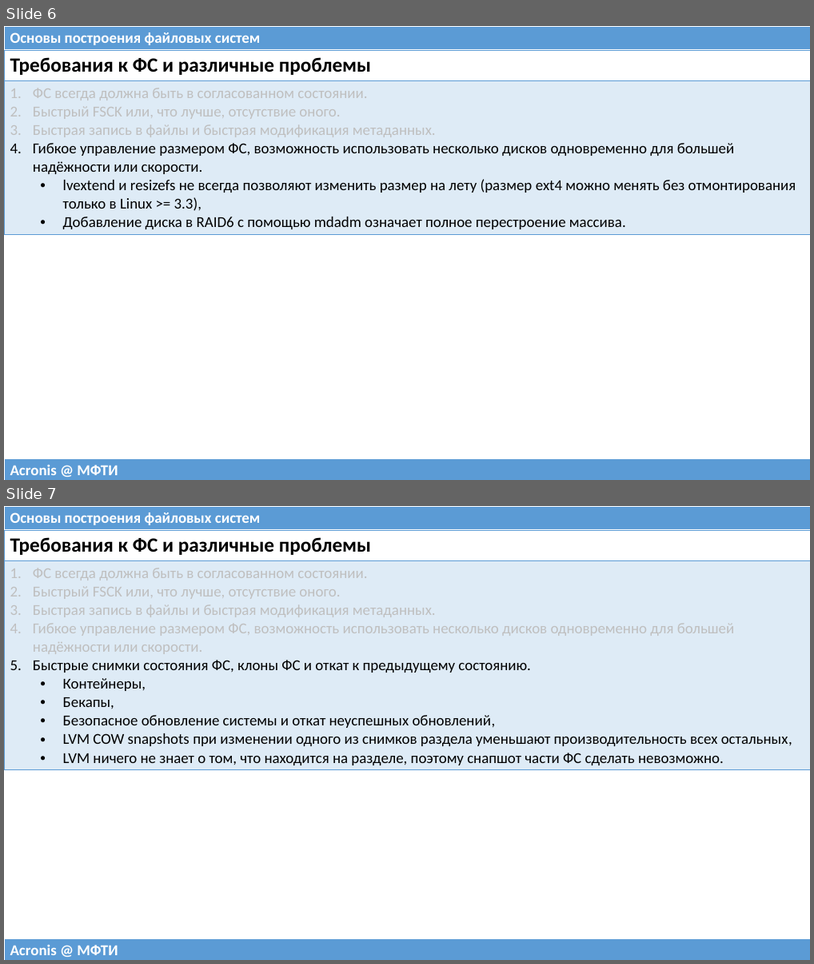
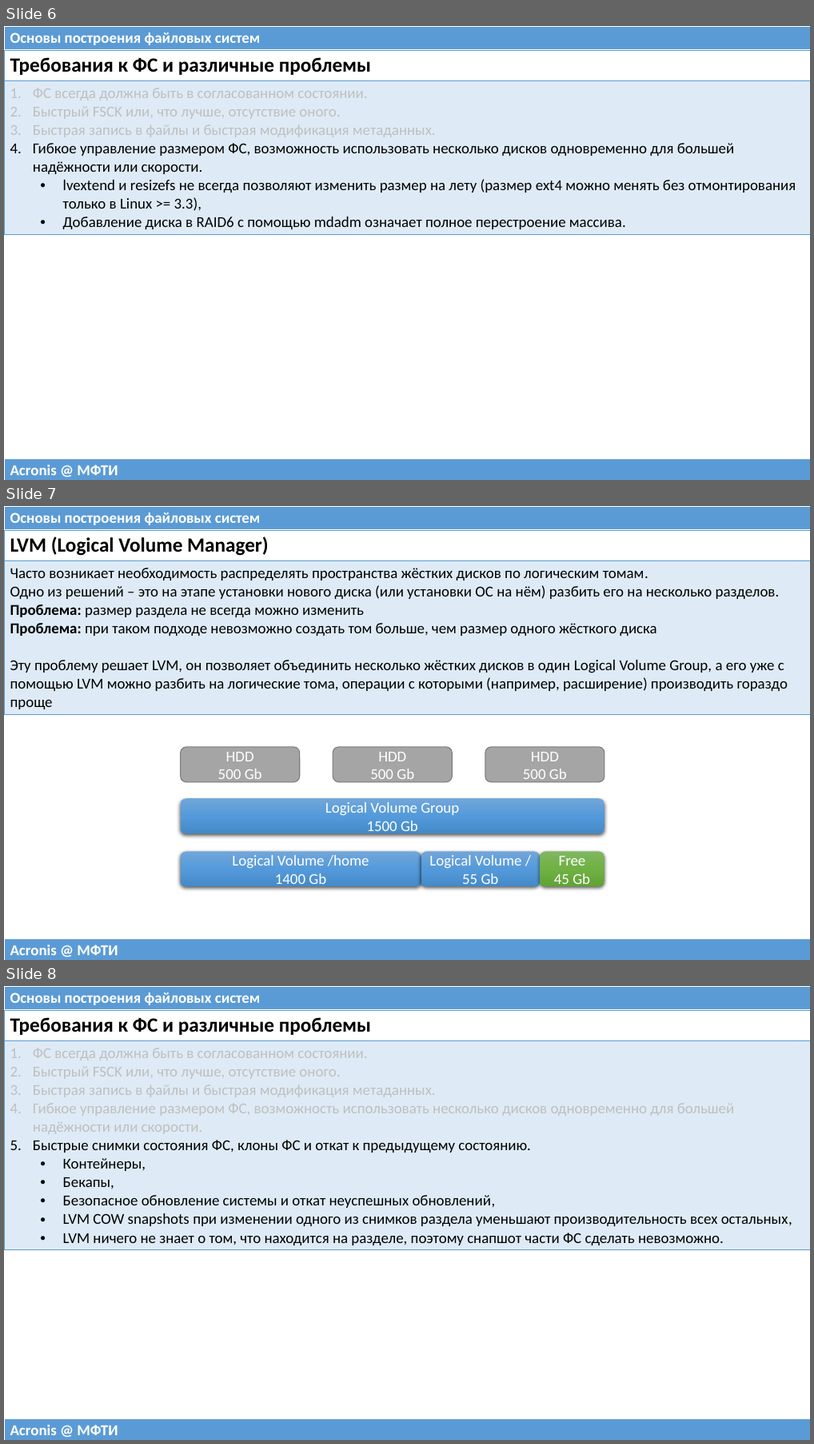
Before and after one commit to 75cc8545e7b021ed280ed0ef99fc7fc4/filesystems-101, a slide deck: talks/src/class09.pptx. Shown one above the other, each under a label of ours: slides 6 and 7 before the commit, slides 6, 7 and 8 after it. The pictures are 814x964 and 814x1444 pixels, drawn with LibreOffice and Linux fonts; fonts in the diff are those of the drawing. Boxes give left, top, right and bottom in pixels: in the first picture for what was removed or moved away, otherwise in the second. Text is boxed around its words. In the diff, an @@ line names an element or a change of style, - is before the commit and + after.

```diff
--- a/talks/src/class09.pptx
+++ b/talks/src/class09.pptx
@@ slide 7 added at (4, 506, 810, 960), background #FFFFFF @@
@@ table added at (4, 506, 810, 530), 1 rows, 1 columns @@
+Основы построения файловых систем
@@ table added at (4, 530, 810, 712), 2 rows, 1 columns @@
+LVM (Logical Volume Manager)
+Часто возникает необходимость распределять пространства жёстких дисков по логическим томам. / Одно из решений – это на этапе установки нового диска (или установки ОС на нём) разбить его на несколько разделов. / Проблема: размер раздела не всегда можно изменить / Проблема: при таком подходе невозможно создать том больше, чем размер одного жёсткого диска / Эту проблему решает LVM, он позволяет объединить несколько жёстких дисков в один Logical Volume Group, а его уже с помощью LVM можно разбить на логические тома, операции с которыми (например, расширение) производить гораздо проще
@@ rounded rectangle added at (181, 747, 300, 782), fill #A5A5A5, outline #7A7A7A 1 pt, 18 pt, text #FFFFFF @@
+HDD
+500 Gb
@@ rounded rectangle added at (333, 747, 452, 782), fill #A5A5A5, outline #7A7A7A 1 pt, 18 pt, text #FFFFFF @@
+HDD
+500 Gb
@@ rounded rectangle added at (486, 747, 605, 782), fill #A5A5A5, outline #7A7A7A 1 pt, 18 pt, text #FFFFFF @@
+HDD
+500 Gb
@@ rounded rectangle added at (181, 798, 606, 833), fill gradient #71A6DB to #559BDB to #448ACA, 18 pt, text #FFFFFF @@
+Logical Volume Group
+1500 Gb
@@ rounded rectangle added at (181, 852, 422, 887), fill gradient #71A6DB to #559BDB to #448ACA, 18 pt, text #FFFFFF @@
+Logical Volume /home
+1400 Gb
@@ rounded rectangle added at (422, 852, 540, 887), fill gradient #71A6DB to #559BDB to #448ACA, 18 pt, text #FFFFFF @@
+Logical Volume /
+55 Gb
@@ rounded rectangle added at (540, 852, 605, 887), fill gradient #81B861 to #6FB242 to #62A336, 18 pt, text #FFFFFF @@
+Free
+45 Gb
@@ table added at (4, 938, 810, 960), 1 rows, 1 columns @@
+Acronis @ МФТИ
@@ what was slide 7 is now slide 8 @@
```
Also in this commit, not shown: 1 slide changed, 1 other slide added, 1 other file.
